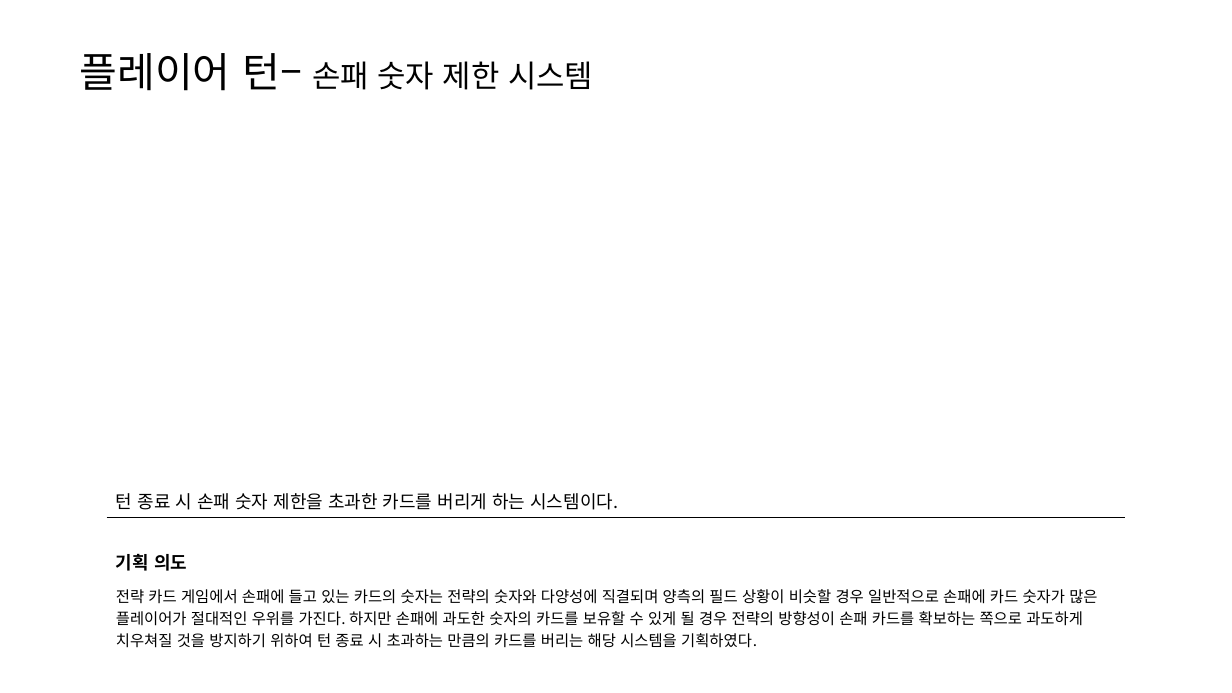
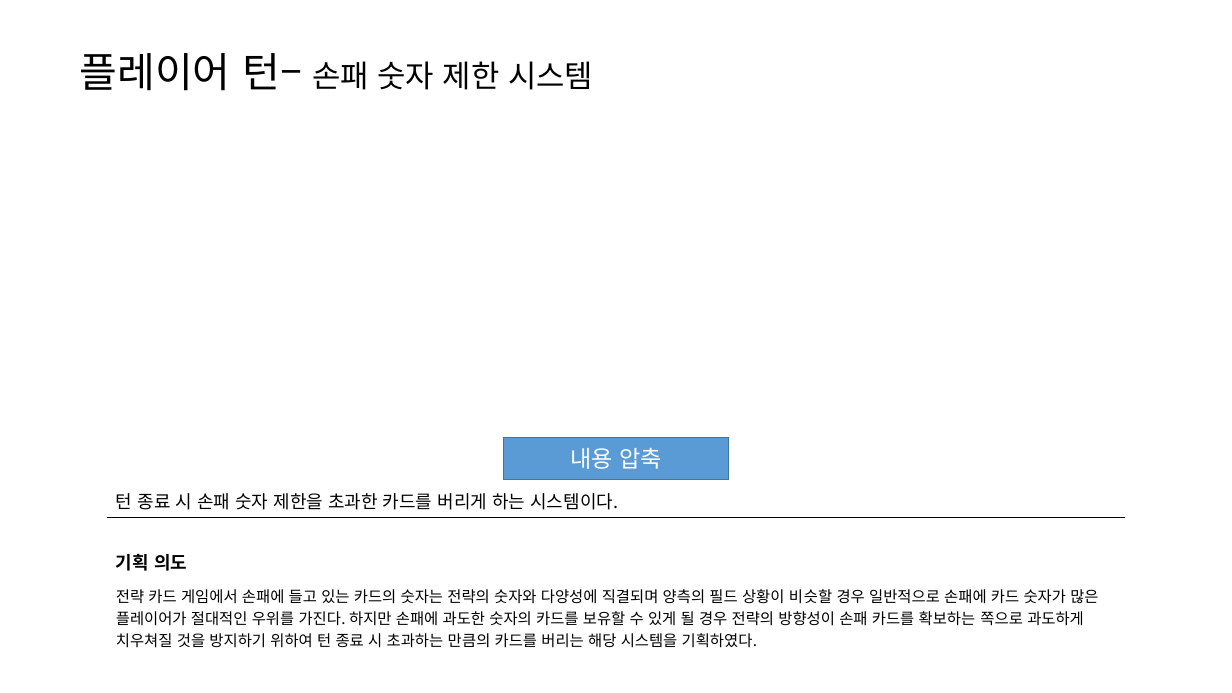
Before and after one commit to yjk0401/unityenginebasic_9th, a slide deck: slide 13 of 기획/체스/체스 전투 시스템 기획서.pptx. Drawn at 1232x693 pixels with LibreOffice and Linux fonts; fonts in the diff are those of the drawing. Boxes give left, top, right and bottom in pixels: in the first picture for what was removed or moved away, otherwise in the second. Text is boxed around its words. In the diff, an @@ line names an element or a change of style, - is before the commit and + after.

```diff
--- a/기획/체스/체스 전투 시스템 기획서.pptx
+++ b/기획/체스/체스 전투 시스템 기획서.pptx
@@ rectangle added at [504, 438, 729, 480], fill #5B9BD5, outline #43739E 1 pt, 18 pt, text #FFFFFF @@
+내용 압축
```
Also in this commit, not shown: 8 other slides changed, 1 slide added, 1 slide removed, 1 other file.
